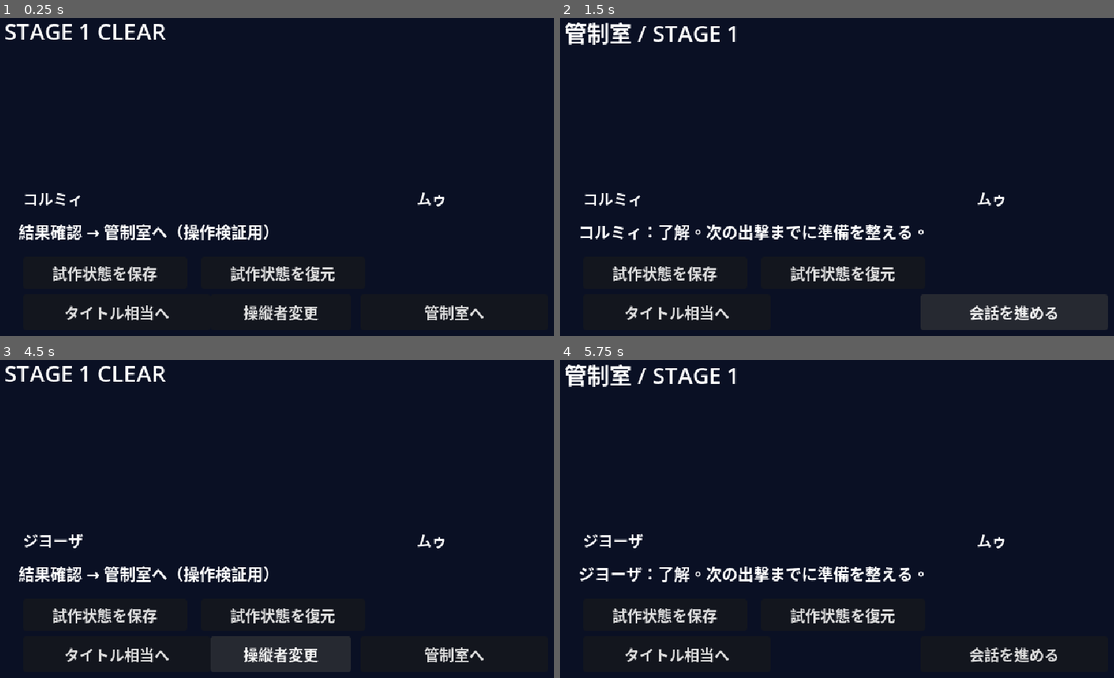
Above: before the commit, frames 1-4 (two rows, left to right).
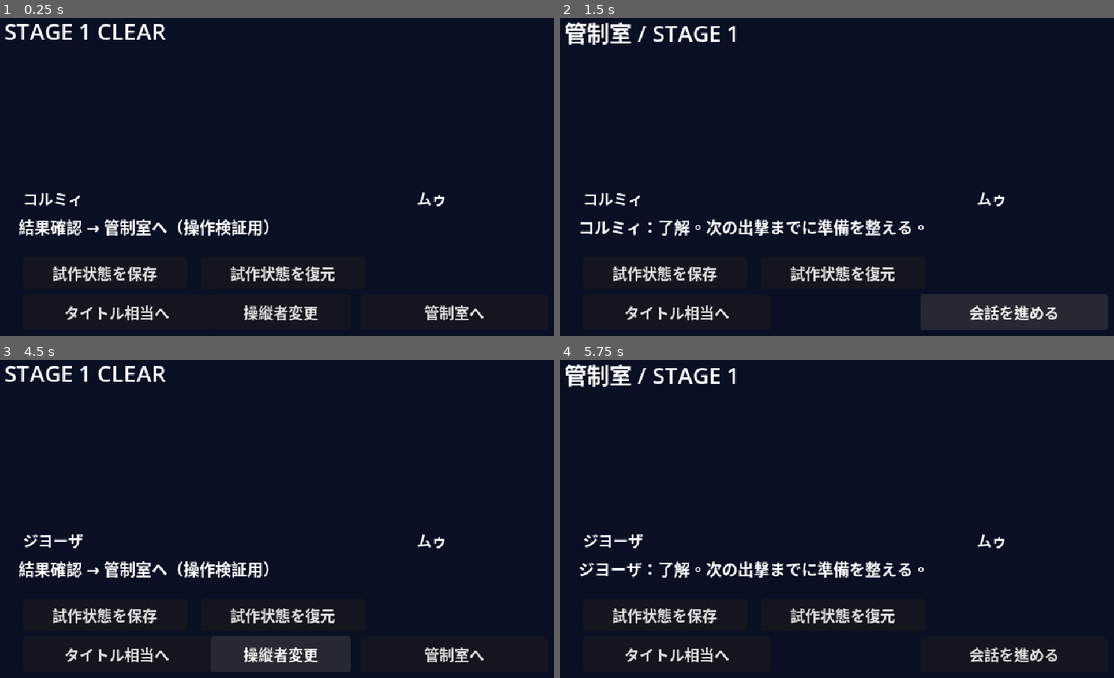
Above: after the commit, the same moments.

Repository: coshimagame/manjusyage
Game: Godot game, scene res://stage_clear_playable_bridge.tscn
Same seed, same stepped clock (60 frames per second), same inputs: the game is played once before the commit and once after it. This scene is started directly instead of the project's main scene.
Inputs (mouse positions are in pixels of both pictures, inside the frame that each line leads up to):
- Up to frame 1 (0.25 s): no input
- Up to frame 2 (1.5 s): click "管制室へ" at 0.5 s; click "会話を進める" at 1.25 s
- Up to frame 3 (4.5 s): click "タイトル相当へ" at 2 s; click "試作状態を保存" at 2.75 s; click "試作状態を復元" at 3.5 s; click "操縦者変更" at 4.25 s
- Up to frame 4 (5.75 s): tap Enter (ui_accept) at 5, 5.27 s; move the mouse to (975, 496) at 5.02 s; hold Right from 5.03 s (still down); tap M at 5.1 s; click (975, 496) at 5.17 s

The runs differ from the first frame. In frame 1, 1.5% of the frame differs, in the area x 3-49%, y 63-70%; in frame 2, 1.8%; in frame 3, 1.5%; in frame 4, 1.8%, in the area x 3-66%, y 63-70%.
Error before the commit: Trying to assign an array of type "Array" to a variable of type "Array[String]". (res://stage_clear_playable_bridge.gd:165)
Error after the commit: Trying to assign an array of type "Array" to a variable of type "Array[String]". (res://stage_clear_playable_bridge.gd:176)

Commit message:
Fix stage 8 bridge progression and persist final-clear state

Diff:
--- a/stage_clear_playable_bridge.gd
+++ b/stage_clear_playable_bridge.gd
@@ -6,6 +6,7 @@
 var stage := 1
 var phase := 0 # 0=result, 1=dialogue, 2=next sortie
 var line_index := 0
+var final_clear := false # stage 8 has actually been cleared, not merely reached
 var lines: Array[String] = []
 var heading: Label
 var left_portrait: TextureRect
@@ -31,7 +32,7 @@
 	right_portrait = _portrait(Vector2(460, 68))
 	left_name = _label(Vector2(40, 195), Vector2(150, 25), 16)
 	right_name = _label(Vector2(460, 195), Vector2(150, 25), 16)
-	message = _label(Vector2(35, 230), Vector2(570, 65), 17)
+	message = _label(Vector2(35, 225), Vector2(570, 42), 17)
 	action = _button(Vector2(400, 310), "次へ", _advance)
 	back = _button(Vector2(40, 310), "タイトル相当へ", _reset)
 	change_pilot = _button(Vector2(240, 310), "操縦者変更", _cycle_pilot)
@@ -97,12 +98,12 @@
 		action.text = "会話を進める"
 	else:
 		heading.text = "STAGE %d READY" % stage
-		message.text = "全8面の試作進行終了。実戦シーンへの接続は未実装。" if stage >= 8 else "次ステージ出撃の接続確認。実戦シーンへの接続は未実装。"
-		action.text = "試作終了" if stage >= 8 else "結果へ戻る"
-		action.disabled = stage >= 8
+		message.text = "全8面の試作進行終了。実戦シーンへの接続は未実装。" if final_clear else "次ステージ出撃の接続確認。実戦シーンへの接続は未実装。"
+		action.text = "試作終了" if final_clear else "結果へ戻る"
+		action.disabled = final_clear
 
 func _advance() -> void:
-	if phase == 2 and stage >= 8:
+	if phase == 2 and final_clear:
 		return
 	if phase == 0:
 		phase = 1
@@ -116,7 +117,10 @@
 		line_index += 1
 		if line_index >= lines.size():
 			phase = 2
-			stage = mini(stage + 1, 8)
+			if stage == 8:
+				final_clear = true
+			else:
+				stage += 1
 	else:
 		phase = 0
 	_show_phase()
@@ -130,12 +134,14 @@
 func _reset() -> void:
 	phase = 0
 	stage = 1
+	final_clear = false
 	line_index = 0
 	_show_phase()
 
 func _save_progress() -> void:
 	var cfg := ConfigFile.new()
-	cfg.set_value("bridge", "version", 1)
+	cfg.set_value("bridge", "version", 2)
+	cfg.set_value("bridge", "final_clear", final_clear)
 	cfg.set_value("bridge", "stage", stage)
 	cfg.set_value("bridge", "pilot", pilot_index)
 	cfg.set_value("bridge", "phase", phase)
@@ -148,19 +154,24 @@
 	var cfg := ConfigFile.new()
 	if cfg.load(SAVE_PATH) != OK:
 		return
-	if cfg.get_value("bridge", "version", 0) != 1:
+	var version := int(cfg.get_value("bridge", "version", 0))
+	if version != 1 and version != 2:
 		return
 	var restored_stage := int(cfg.get_value("bridge", "stage", -1))
 	var restored_pilot := int(cfg.get_value("bridge", "pilot", -1))
 	var restored_phase := int(cfg.get_value("bridge", "phase", -1))
 	var restored_line := int(cfg.get_value("bridge", "line", -1))
+	var restored_final := bool(cfg.get_value("bridge", "final_clear", false)) if version == 2 else false
 	if restored_stage < 1 or restored_stage > 8 or restored_pilot < 0 or restored_pilot >= PILOTS.size() or restored_phase < 0 or restored_phase > 2:
+		return
+	if restored_final and (restored_stage != 8 or restored_phase != 2):
 		return
 	if restored_phase == 1 and (restored_line < 0 or restored_line >= 3):
 		return
 	stage = restored_stage
 	pilot_index = restored_pilot
 	phase = restored_phase
+	final_clear = restored_final
 	line_index = restored_line if restored_phase == 1 else 0
 	lines = [
 		"ムゥ：帰還を確認した。機体の状態を見せてくれ。",
